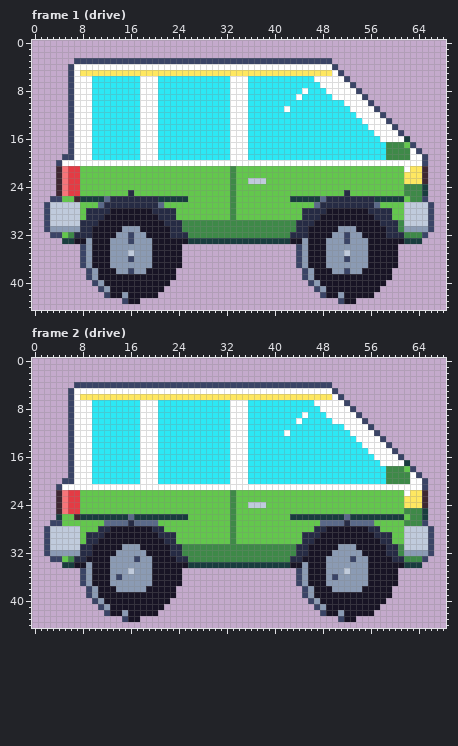
File history of a pixel-art file, art/ambient/ambient-car-van.aseprite. Above is the file before it was changed.
69x45 pixels, 4 frames. Shown: frame 1 (drive), frame 2 (drive). The commit also changed other frames, which this record leaves out.
The same view after the edit:
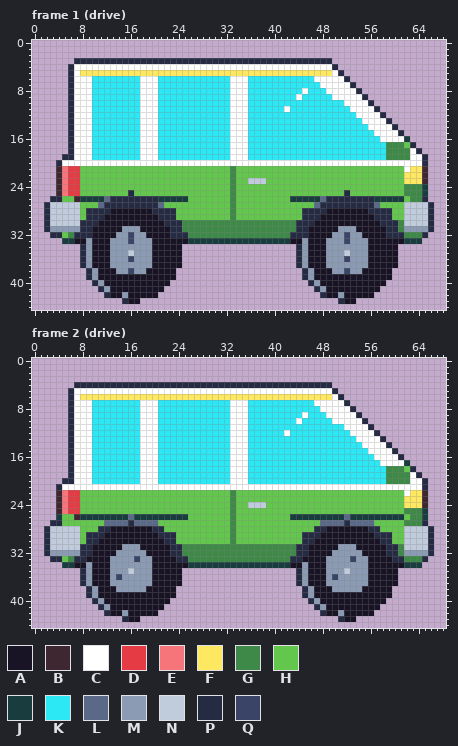
Palette (. is transparent): A #181425  B #3e2731  C #ffffff  D #e43b44  E #f6757a  F #fee761  G #3e8948  H #63c74d  J #193c3e  K #2ce8f5  L #5a6988  M #8b9bb4  N #c0cbdc  P #262b44  Q #3a4466
Changes in this commit:
Changed rows in their new state; - is an unchanged pixel.
Frame 1 (drive):
first column x 4:
 3 ---PPPPPPPPPPPPPPPPPPPPPPPPPPPPPPPPPPPPPPPPPPP----------------
 4 --P-------------------------------------------P---------------
 5 --P--------------------------------------------P--------------
 6 --P---------------------------------------------P-------------
 7 --P----------------------------------------------P------------
 8 --P-----------------------------------------------P-----------
 9 --P------------------------------------------------P----------
10 --P-------------------------------------------------P---------
11 --P--------------------------------------------------P--------
12 --P---------------------------------------------------P-------
13 --P----------------------------------------------------P------
14 --P-----------------------------------------------------P-----
15 --P------------------------------------------------------P----
16 --P-----------------------------------------------------------
17 --P--------------------------------------------------------P--
18 --P---------------------------------------------------------P-
19 -PP----------------------------------------------------------P
20 P------------------------------------------------------------P
first column x 2:
26 -PP------------------------------------------------------------P-
27 P---------------------------------------------------------------P
28 P---------------------------------------------------------------P
29 P---------------------------------------------------------------P
30 P---------------------------------------------------------------P
31 P---------------------------------------------------------------P
32 -PP------------------------------------------------------------P-
34 ------P-----------------------------------P----------------------
35 ------P-----------------------------------P----------------------
36 ------P-----------------------------------P----------------------
37 ------P-----------------------------------P----------------------
38 -------P-----------------------------------P---------------------
39 -------P-----------------------------------P---------------------
40 --------P-----------------------------------P--------------------
41 ---------P-----------------------------------P-------------------
42 ----------P-----------------------------------P------------------
43 -------------P-----------------------------------P---------------
Frame 2 (drive):
first column x 4:
 4 ---PPPPPPPPPPPPPPPPPPPPPPPPPPPPPPPPPPPPPPPPPPP----------------
 5 --P-------------------------------------------P---------------
 6 --P--------------------------------------------P--------------
 7 --P---------------------------------------------P-------------
 8 --P----------------------------------------------P------------
 9 --P-----------------------------------------------P-----------
10 --P------------------------------------------------P----------
11 --P-------------------------------------------------P---------
12 --P--------------------------------------------------P--------
13 --P---------------------------------------------------P-------
14 --P----------------------------------------------------P------
15 --P-----------------------------------------------------P-----
16 --P------------------------------------------------------P----
17 --P-----------------------------------------------------------
18 --P--------------------------------------------------------P--
19 --P---------------------------------------------------------P-
20 -PP----------------------------------------------------------P
21 P------------------------------------------------------------P
first column x 2:
27 -PP------------------------------------------------------------P-
28 P---------------------------------------------------------------P
29 P---------------------------------------------------------------P
30 P---------------------------------------------------------------P
31 P---------------------------------------------------------------P
32 P---------------------------------------------------------------P
33 -PP------------------------------------------------------------P-
35 ------P-----------------------------------P----------------------
36 ------P-----------------------------------P----------------------
37 ------P-----------------------------------P----------------------
38 -------P-----------------------------------P---------------------
39 -------P-----------------------------------P---------------------
40 --------P-----------------------------------P--------------------
41 ---------P-----------------------------------P-------------------
42 ----------P-----------------------------------P------------------
43 -------------P-----------------------------------P---------------
Where, in picture pixels (left, top, right, bottom), the same in both pictures:
changed: (56, 58, 428, 166)
changed: (44, 196, 128, 304)
changed: (422, 196, 434, 238)
changed: (296, 244, 344, 304)
changed: (56, 382, 428, 490)
changed: (44, 520, 128, 622)
changed: (422, 520, 434, 562)
changed: (296, 568, 344, 622)
